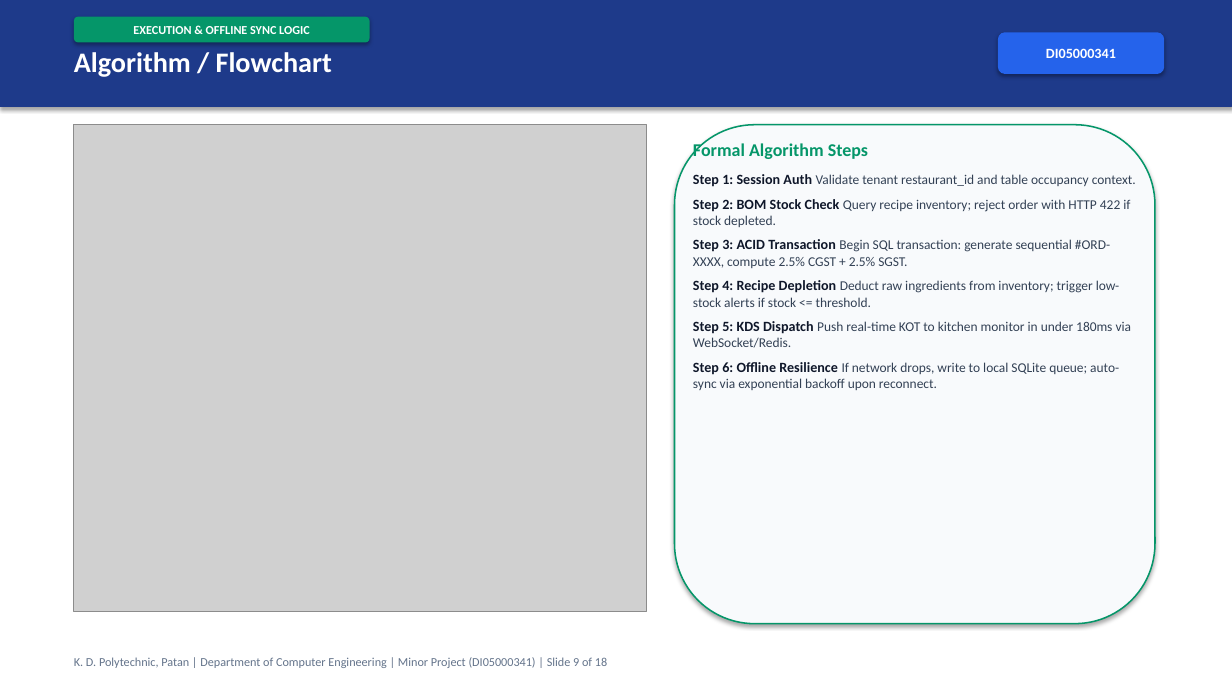
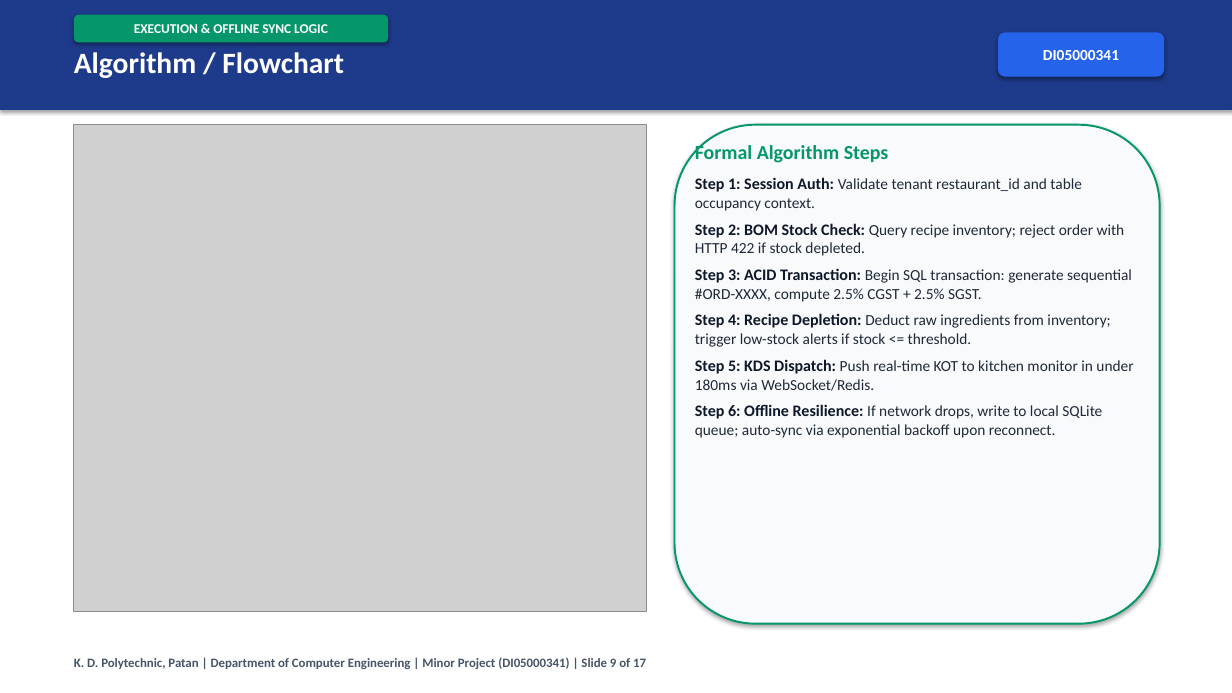
Before and after one commit to Shubh-Patel-07/DineFlow-AI, a slide deck: slide 9 of docs/DineFlow_AI_GTU_Minor_Project_Presentation.pptx. Drawn at 1232x693 pixels with LibreOffice and Linux fonts; fonts in the diff are those of the drawing; grey boxes stand for pictures. Boxes give left, top, right and bottom in pixels: in the first picture for what was removed or moved away, otherwise in the second. Text is boxed around its words. In the diff, an @@ line names an element or a change of style, - is before the commit and + after.

```diff
--- a/docs/DineFlow_AI_GTU_Minor_Project_Presentation.pptx
+++ b/docs/DineFlow_AI_GTU_Minor_Project_Presentation.pptx
@@ rectangle added at bbox=[0, 0, 1232, 693], fill #FFFFFF @@
@@ rounded rectangle "EXECUTION & OFFLINE SYNC LOGIC": place and size @@
-rounded rectangle "EXECUTION & OFFLINE SYNC LOGIC" at bbox=[74, 17, 370, 43]
+rounded rectangle "EXECUTION & OFFLINE SYNC LOGIC" at bbox=[74, 15, 388, 43]
@@ rounded rectangle "EXECUTION & OFFLINE SYNC LOGIC" at bbox=[74, 15, 388, 43]: size 9.5 to 10.5 pt @@
@@ text "Algorithm / Flowchart" at bbox=[74, 52, 344, 78]: size 22 to 23 pt @@
@@ rounded rectangle "DI05000341" at bbox=[998, 32, 1165, 77]: size 11 to 12 pt @@
@@ rounded rectangle: place and size @@
-rounded rectangle at bbox=[675, 125, 1155, 624]
+rounded rectangle at bbox=[675, 125, 1160, 624]
@@ rounded rectangle at bbox=[675, 125, 1160, 624]: outline #059669 1.2 pt to #059669 1.5 pt @@
@@ text at bbox=[695, 142, 889, 163]: size 14 to 15.5 pt in "Formal Algorithm Steps" @@
@@ text at bbox=[695, 177, 1133, 438]: text changed; size 10.5 to 12 pt; text colour #334155 to #1F2937 @@
-Step 1: Session Auth Validate tenant restaurant_id and table occupancy context.
-Step 2: BOM Stock Check Query recipe inventory; reject order with HTTP 422 if stock depleted.
-Step 3: ACID Transaction Begin SQL transaction: generate sequential #ORD-XXXX, compute 2.5% CGST + 2.5% SGST.
-Step 4: Recipe Depletion Deduct raw ingredients from inventory; trigger low-stock alerts if stock <= threshold.
-Step 5: KDS Dispatch Push real-time KOT to kitchen monitor in under 180ms via WebSocket/Redis.
-Step 6: Offline Resilience If network drops, write to local SQLite queue; auto-sync via exponential backoff upon reconnect.
+Step 1: Session Auth: Validate tenant restaurant_id and table occupancy context.
+Step 2: BOM Stock Check: Query recipe inventory; reject order with HTTP 422 if stock depleted.
+Step 3: ACID Transaction: Begin SQL transaction: generate sequential #ORD-XXXX, compute 2.5% CGST + 2.5% SGST.
+Step 4: Recipe Depletion: Deduct raw ingredients from inventory; trigger low-stock alerts if stock <= threshold.
+Step 5: KDS Dispatch: Push real-time KOT to kitchen monitor in under 180ms via WebSocket/Redis.
+Step 6: Offline Resilience: If network drops, write to local SQLite queue; auto-sync via exponential backoff upon reconnect.
@@ text at bbox=[74, 658, 646, 669]: text changed; size 9.5 to 10 pt; text colour #64748B to #475569; bold on @@
-K. D. Polytechnic, Patan | Department of Computer Engineering | Minor Project (DI05000341) | Slide 9 of 18
+K. D. Polytechnic, Patan | Department of Computer Engineering | Minor Project (DI05000341) | Slide 9 of 17
```
Also in this commit, not shown: 16 other slides changed, 1 slide removed, 1 other file.
